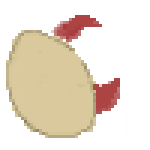
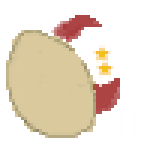
Comparing the layer stacks of the two 150x150 images. Changes:
added layer "Star2" above "Star1" over (93, 45, 111, 63)
added layer "Star1" above "II" over (96, 60, 114, 78)
